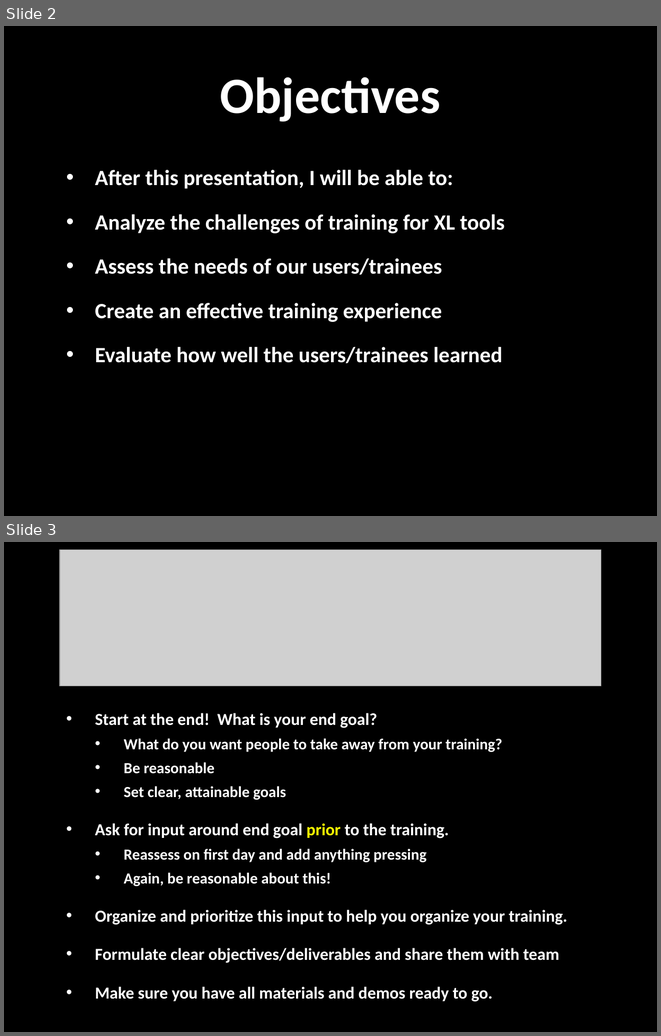
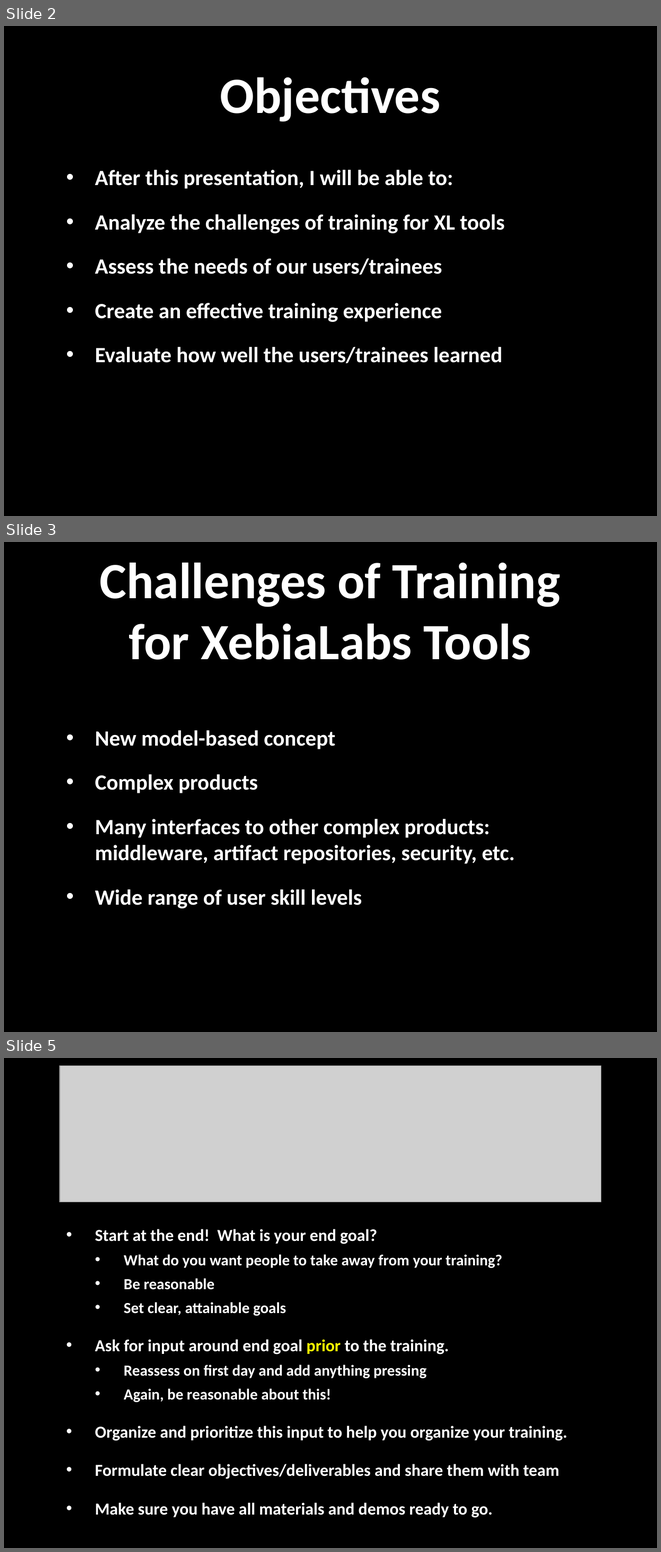
Before and after one commit to droberts2013/Teaching-IT-Trainers, a slide deck: DaveTeachingITTrainers-2.pptx. Shown one above the other, each under a label of ours: slides 2 and 3 before the commit, slides 2, 3 and 5 after it; the slides between them are not shown. The pictures are 661x1036 and 661x1552 pixels, drawn with LibreOffice and Linux fonts; fonts in the diff are those of the drawing; grey boxes stand for pictures; background and template pictures are left out. Boxes give left, top, right and bottom in pixels: in the first picture for what was removed or moved away, otherwise in the second. Text is boxed around its words. In the diff, an @@ line names an element or a change of style, - is before the commit and + after.

Commit message:
Add challenges and needs

```diff
--- a/DaveTeachingITTrainers-2.pptx
+++ b/DaveTeachingITTrainers-2.pptx
@@ slide 3 added at [4,542,657,1032], background picture (left out) @@
@@ title added at [100,562,560,660], 56 pt, text #FFFFFF, bold @@
+Challenges of Training for XebiaLabs Tools
@@ text added at [95,730,515,908], 24 pt, text #FFFFFF, bold @@
+• New model-based concept
+• Complex products
+• Many interfaces to other complex products: middleware, artifact repositories, security, etc.
+• Wide range of user skill levels
@@ what was slide 3 is now slide 5 @@
```
Also in this commit, not shown: 1 other slide added, 2 other files.
